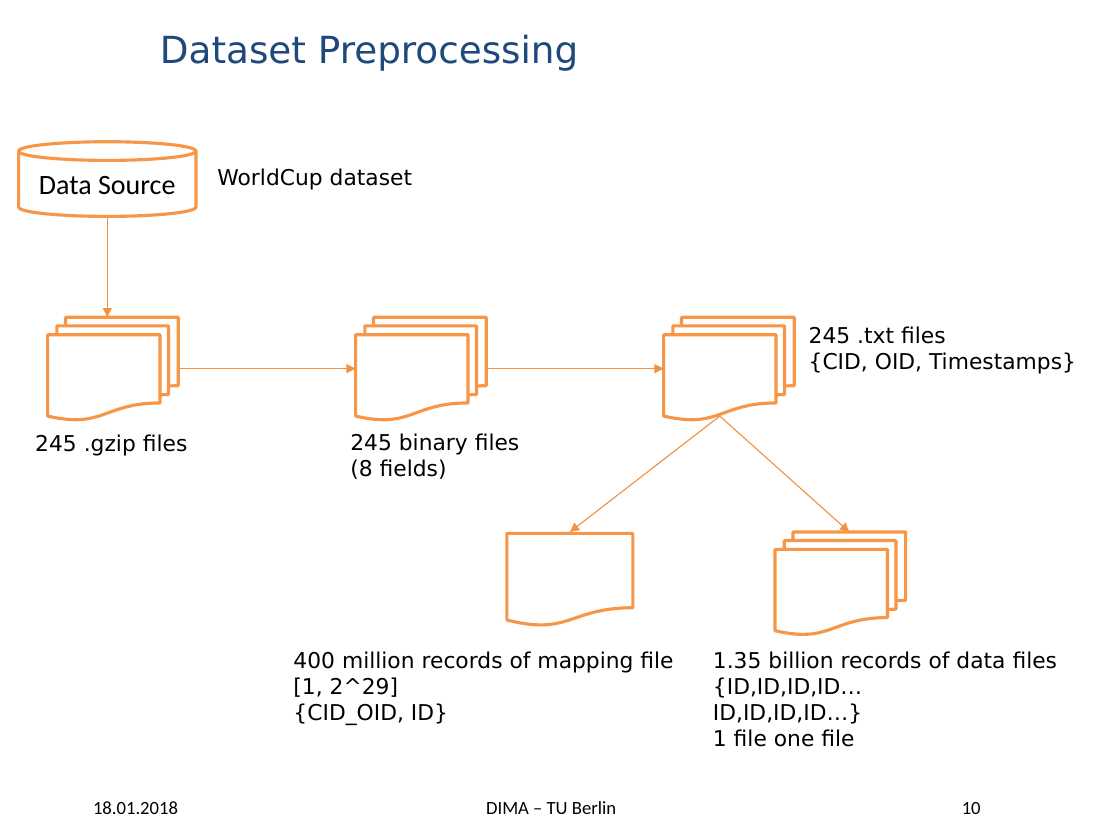
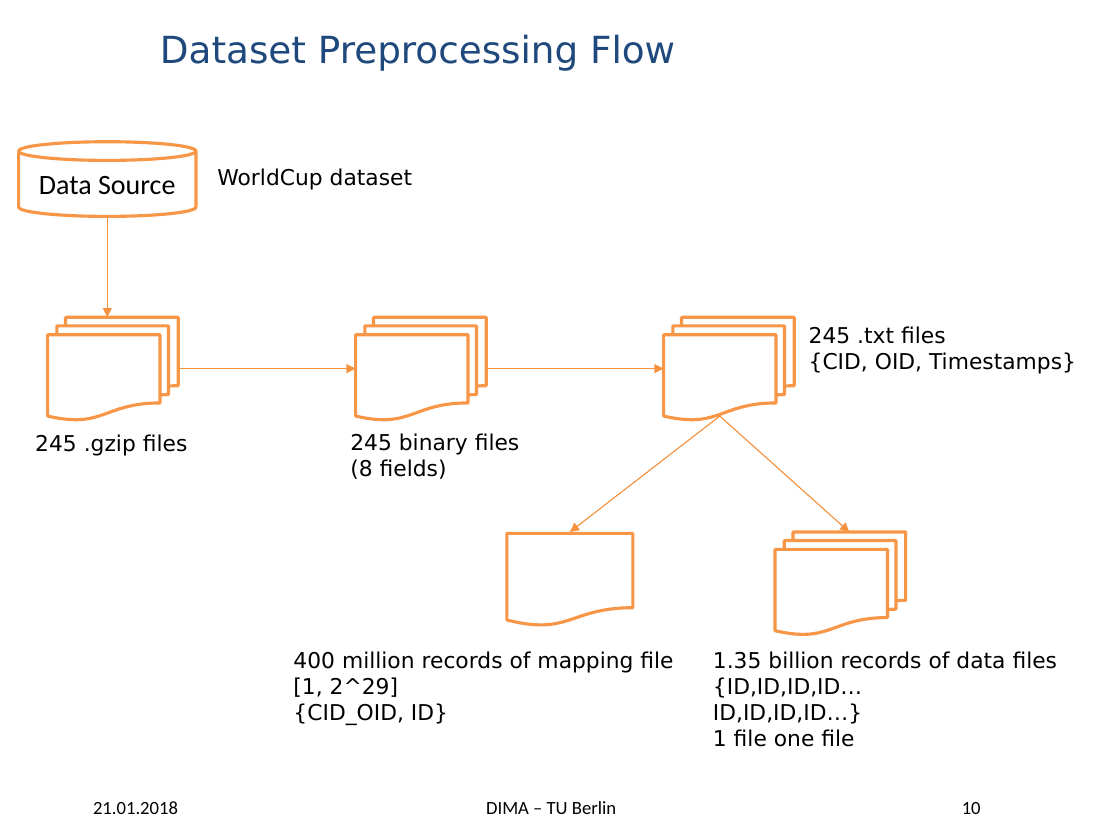
Before and after one commit to panduwicaksono91/wave-hist, a slide deck: slide 10 of BDAPRO Midterm Presentation - Wavelet Histogram.pptx. Drawn at 1120x840 pixels with LibreOffice and Linux fonts; fonts in the diff are those of the drawing; background and template pictures are left out. Boxes give left, top, right and bottom in pixels: in the first picture for what was removed or moved away, otherwise in the second. Text is boxed around its words. In the diff, an @@ line names an element or a change of style, - is before the commit and + after.

```diff
--- a/BDAPRO Midterm Presentation - Wavelet Histogram.pptx
+++ b/BDAPRO Midterm Presentation - Wavelet Histogram.pptx
@@ title at [160,34,675,70]: text changed @@
-Dataset Preprocessing
+Dataset Preprocessing Flow
@@ text at [93,801,178,814]: text changed @@
-18.01.2018
+21.01.2018
```
Also in this commit, not shown: 17 other slides changed, 5 slides added, 1 slide removed.
